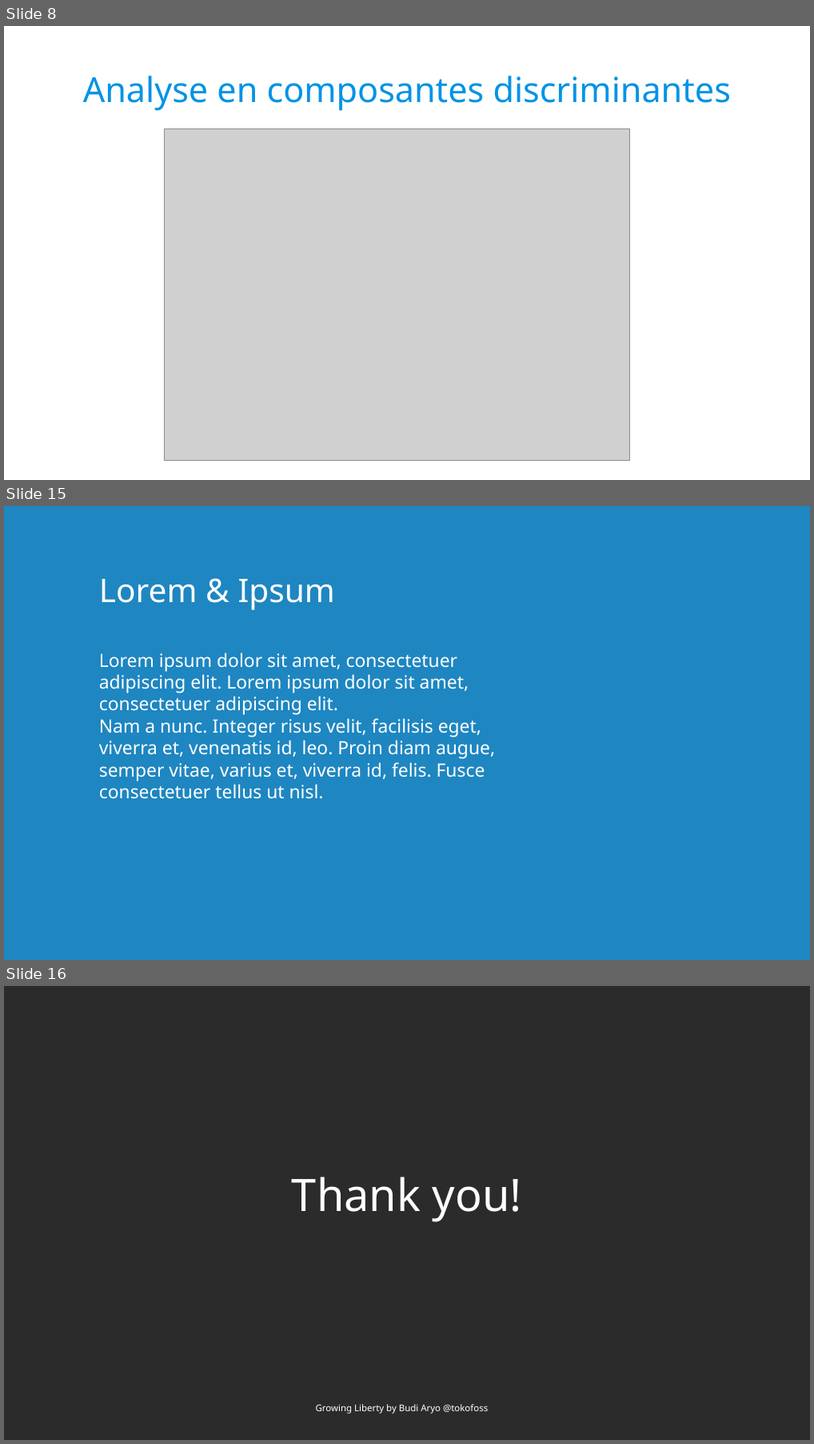
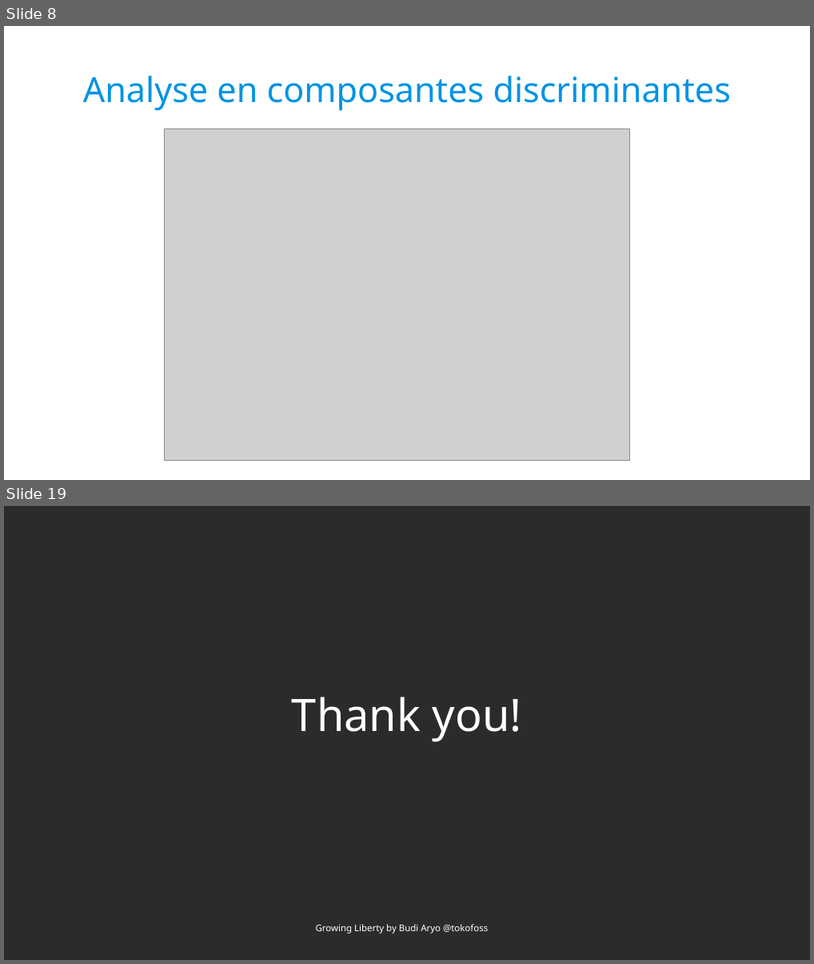
Before and after one commit to Polytech-E2I/data-processing, a slide deck: Projet3/report/report.odp. Shown one above the other, each under a label of ours: slides 8, 15 and 16 before the commit, slides 8 and 19 after it; the slides between them are not shown. The pictures are 814x1444 and 814x964 pixels, drawn with LibreOffice and Linux fonts; fonts in the diff are those of the drawing; grey boxes stand for pictures; background and template pictures are left out; a plain dark background stands for a picture behind light text. Boxes give left, top, right and bottom in pixels: in the first picture for what was removed or moved away, otherwise in the second. Text is boxed around its words. In the diff, an @@ line names an element or a change of style, - is before the commit and + after.

```diff
--- a/Projet3/report/report.odp
+++ b/Projet3/report/report.odp
@@ slide 15 removed at <box>4,506,810,960</box>, background #1E86C1 @@
@@ text removed at <box>99,579,335,610</box> @@
-Lorem & Ipsum
@@ text removed at <box>99,652,495,799</box> @@
-Lorem ipsum dolor sit amet, consectetuer adipiscing elit. Lorem ipsum dolor sit amet, consectetuer adipiscing elit.
-Nam a nunc. Integer risus velit, facilisis eget, viverra et, venenatis id, leo. Proin diam augue, semper vitae, varius et, viverra id, felis. Fusce consectetuer tellus ut nisl.
@@ what was slide 16 is now slide 19 @@
```
Also in this commit, not shown: 1 slide changed, 12 slides added, 8 other slides removed, 2 other files.
